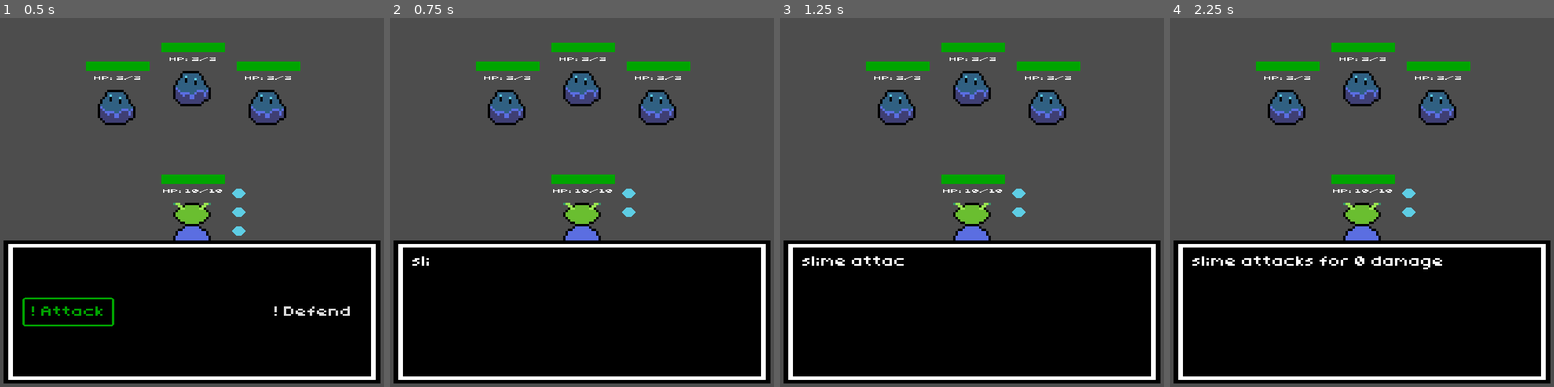
Above: before the commit, frames 1-4 (left to right).
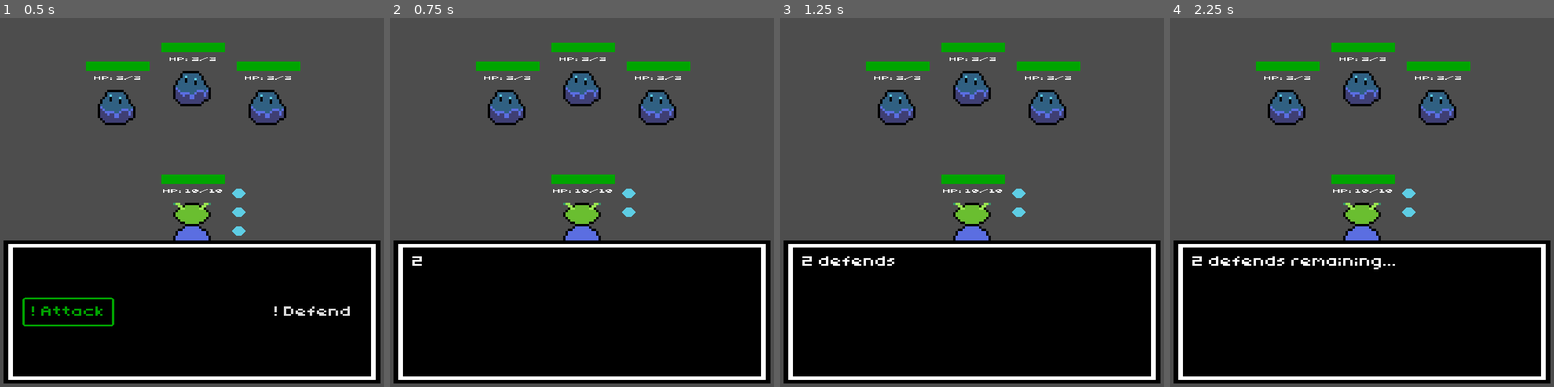
Above: after the commit, the same moments.

Repository: andersonhunter/LCH_game
Game: Godot game, scene res://LEVELS/LEVEL_2/battle_scene.tscn
Same seed, same stepped clock (60 frames per second), same inputs: the game is played once before the commit and once after it. The project has no main scene, so this scene is started directly.
Inputs:
- Up to frame 1 (0.5 s): no input
- Up to frame 2 (0.75 s): click "! Defend" at 0.5 s
- Up to frame 3 (1.25 s): no input
- Up to frame 4 (2.25 s): tap Enter at 1.25 s; hold D (move_right) 1.28-2.03 s; hold S (move_down) from 2.03 s (still down)

Frame 1 is identical in both runs. In frame 2, less than 0.1% of the frame differs, in the area x 5-11%, y 64-68%; in frame 3, 0.3%; in frame 4, 0.7%, in the area x 5-71%, y 64-69%.

Commit message:
added flavortext for defending

Diff:
--- a/LEVELS/LEVEL_2/battle_scene.gd
+++ b/LEVELS/LEVEL_2/battle_scene.gd
@@ -153,10 +153,16 @@
 			$battleUI/enemySelect/enemy1.grab_focus()
 
 func _on_defend_pressed() -> void:
+	$battleUI/commands.hide()
 	isDefending = true
 	defends -= 1
-	print(defends)
 	player.get_node("shields").get_children()[defends].hide()
+	match defends:
+		1:
+			setLabelText("%d defend remaining..." % [defends])
+		_:
+			setLabelText("%d defends remaining..." % [defends])
+	await get_tree().create_timer(2.).timeout
 	takeTurn()
 
 func _on_enemy_1_focus_entered() -> void:
